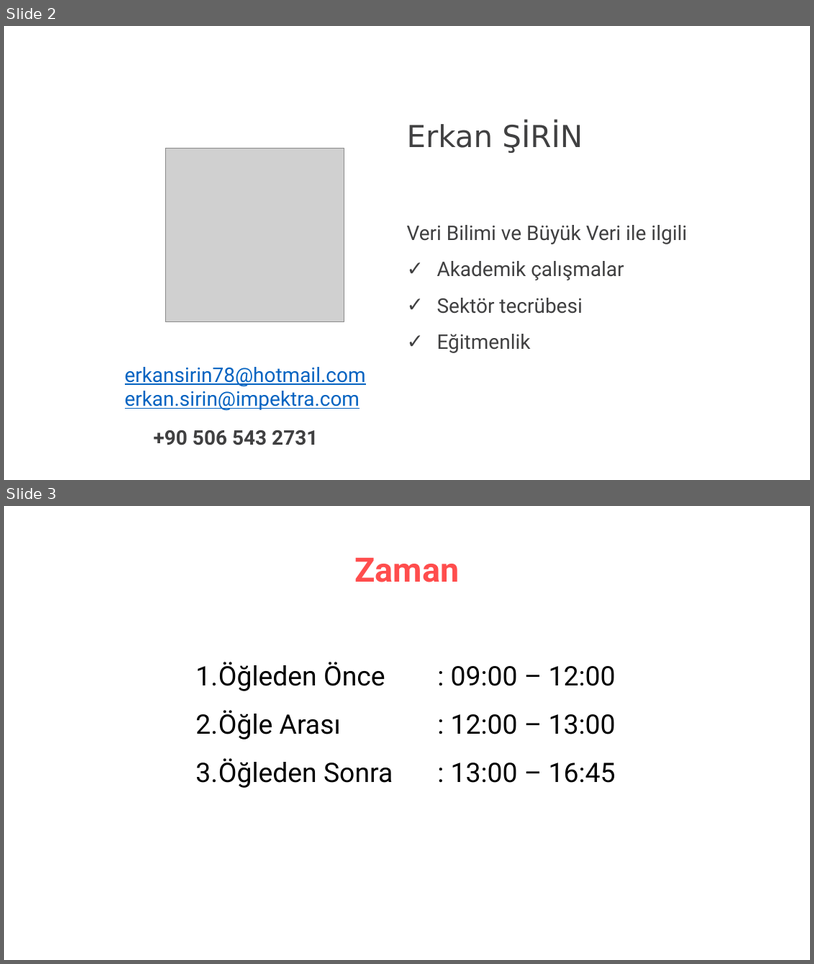
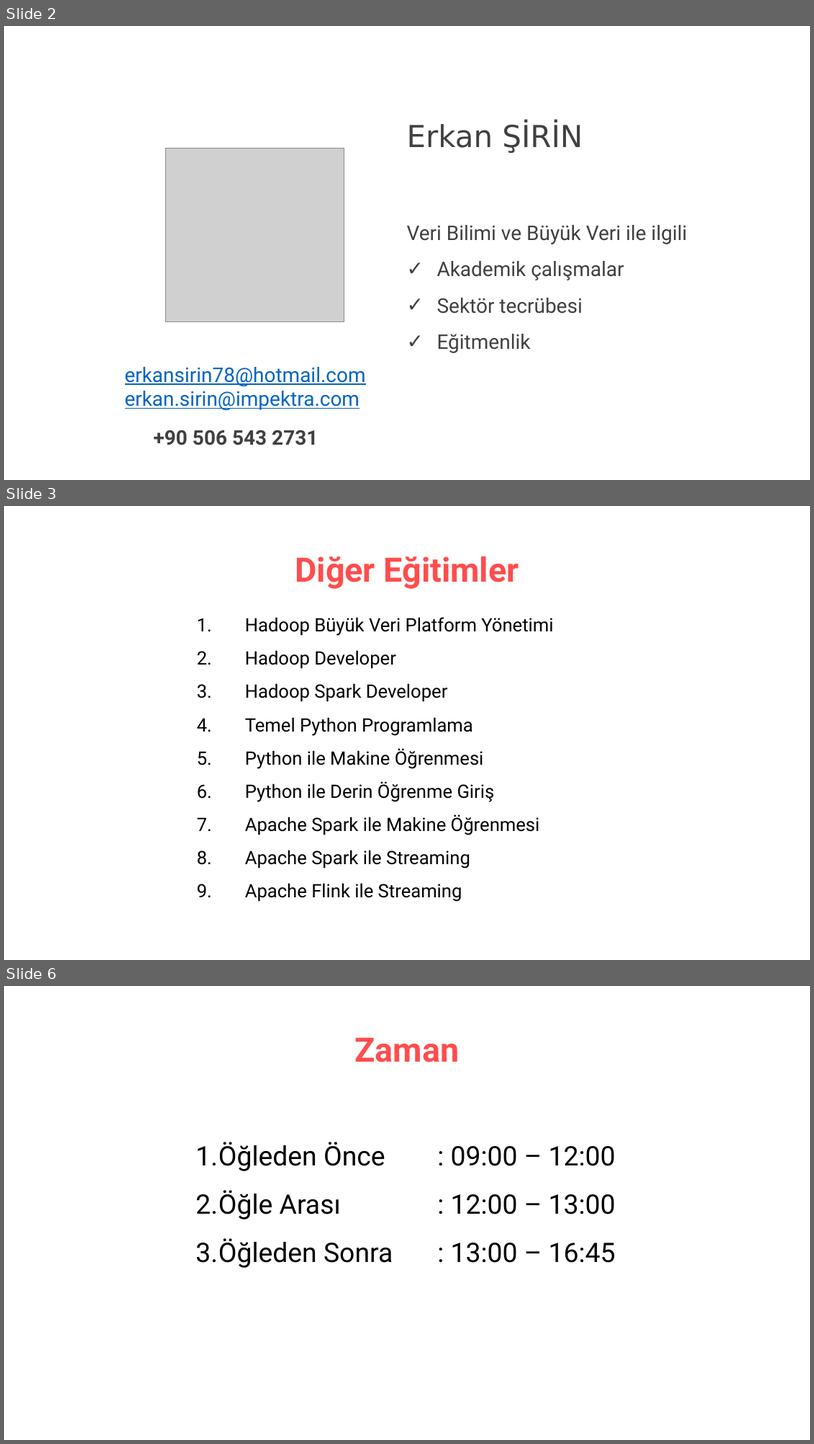
Before and after one commit to erkansirin78/machine-learning-with-python, a slide deck: opening_remarks.pptx. Shown one above the other, each under a label of ours: slides 2 and 3 before the commit, slides 2, 3 and 6 after it; the slides between them are not shown. The pictures are 814x964 and 814x1444 pixels, drawn with LibreOffice and Linux fonts; fonts in the diff are those of the drawing; grey boxes stand for pictures. Boxes give left, top, right and bottom in pixels: in the first picture for what was removed or moved away, otherwise in the second. Text is boxed around its words. In the diff, an @@ line names an element or a change of style, - is before the commit and + after.

```diff
--- a/opening_remarks.pptx
+++ b/opening_remarks.pptx
@@ slide 3 added at bbox=[4, 506, 810, 960], background #FFFFFF @@
@@ title added at bbox=[295, 556, 520, 589], 40 pt, text #FF4D4D, bold @@
+Diğer Eğitimler
@@ text added at bbox=[245, 617, 553, 901], 22 pt, text #000000 @@
+1. Hadoop Büyük Veri Platform Yönetimi
+2. Hadoop Developer
+3. Hadoop Spark Developer
+4. Temel Python Programlama
+5. Python ile Makine Öğrenmesi
+6. Python ile Derin Öğrenme Giriş
+7. Apache Spark ile Makine Öğrenmesi
+8. Apache Spark ile Streaming
+9. Apache Flink ile Streaming
@@ what was slide 3 is now slide 6 @@
```
Also in this commit, not shown: 2 slides changed, 3 other slides added, 1 slide removed.
